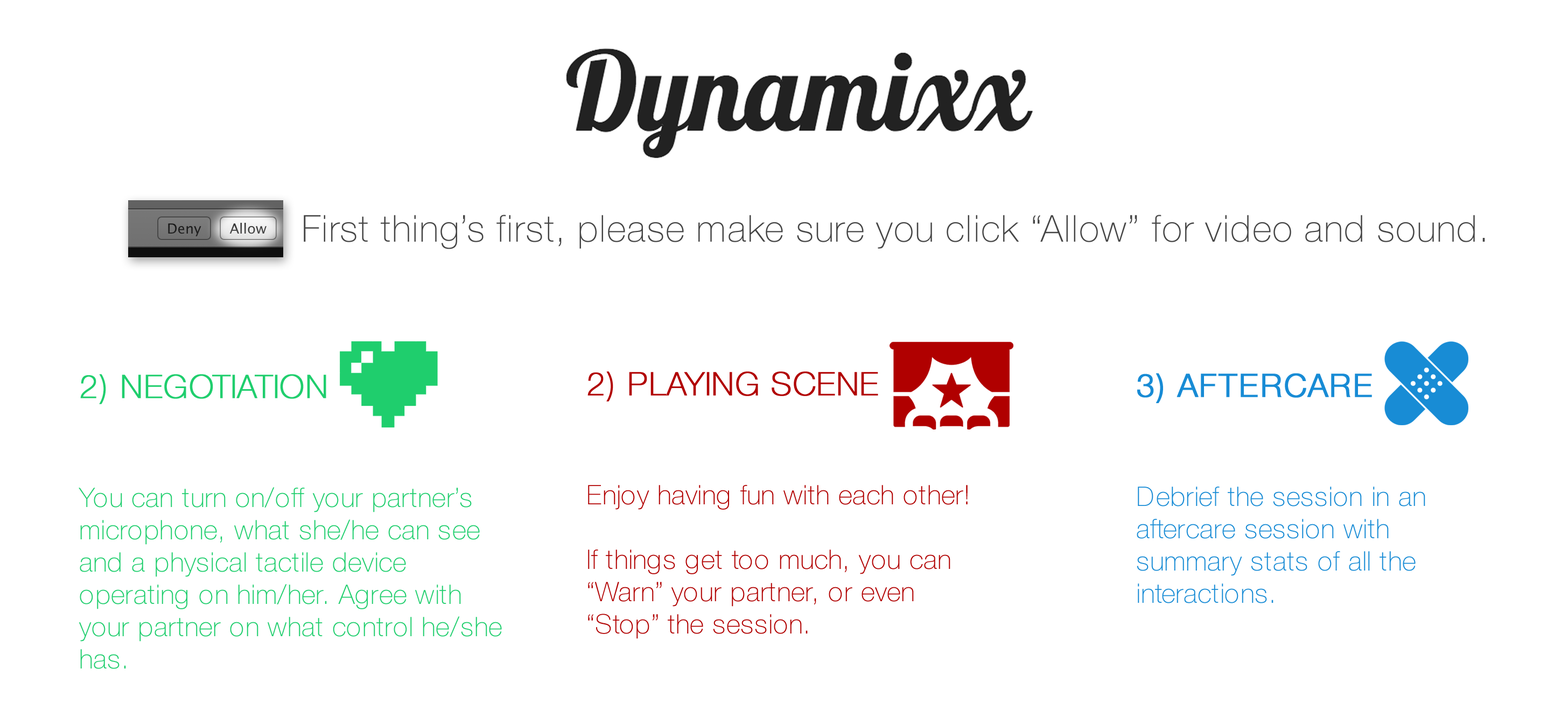
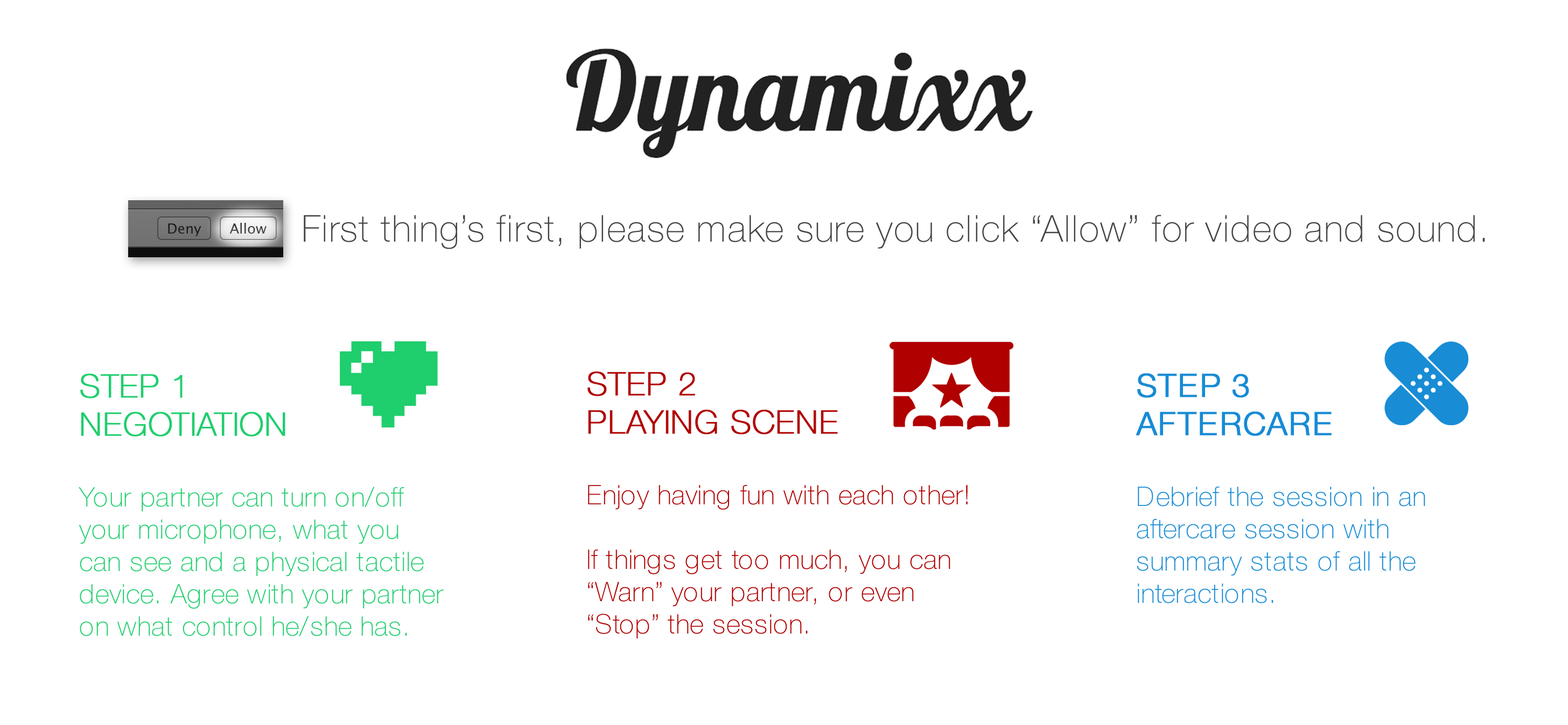
Layered file, before and after one edit (1568 x 725). Changes by layer:
renamed "3) AFTERCARE Debrief the session in an aftercare session wit" to "STEP 3 AFTERCARE Debrief the session in an aftercare session", painted on it over 1135, 373, 1372, 437
renamed "2) PLAYING SCENE Enjoy having fun with each other! If things" to "STEP 2 PLAYING SCENE Enjoy having fun with each other! If thi", painted on it over 587, 371, 879, 435
renamed "2) NEGOTIATION You can turn on/off your partner’s microphone" to "STEP 1 NEGOTIATION You can turn on/off your partner’s microp", hid it, painted on it over 78, 374, 502, 670
renamed "1) NEGOTIATION Your partner can turn on/off your microphone," to "STEP 1 NEGOTIATION Your partner can turn on/off your micropho", showed it, painted on it over 78, 373, 444, 637
